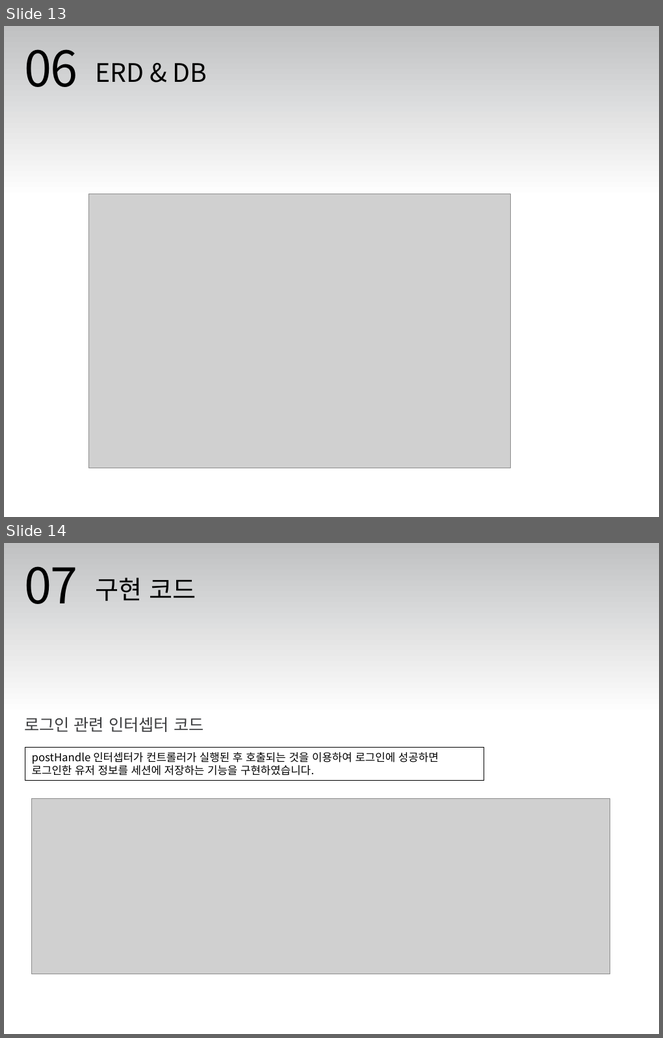
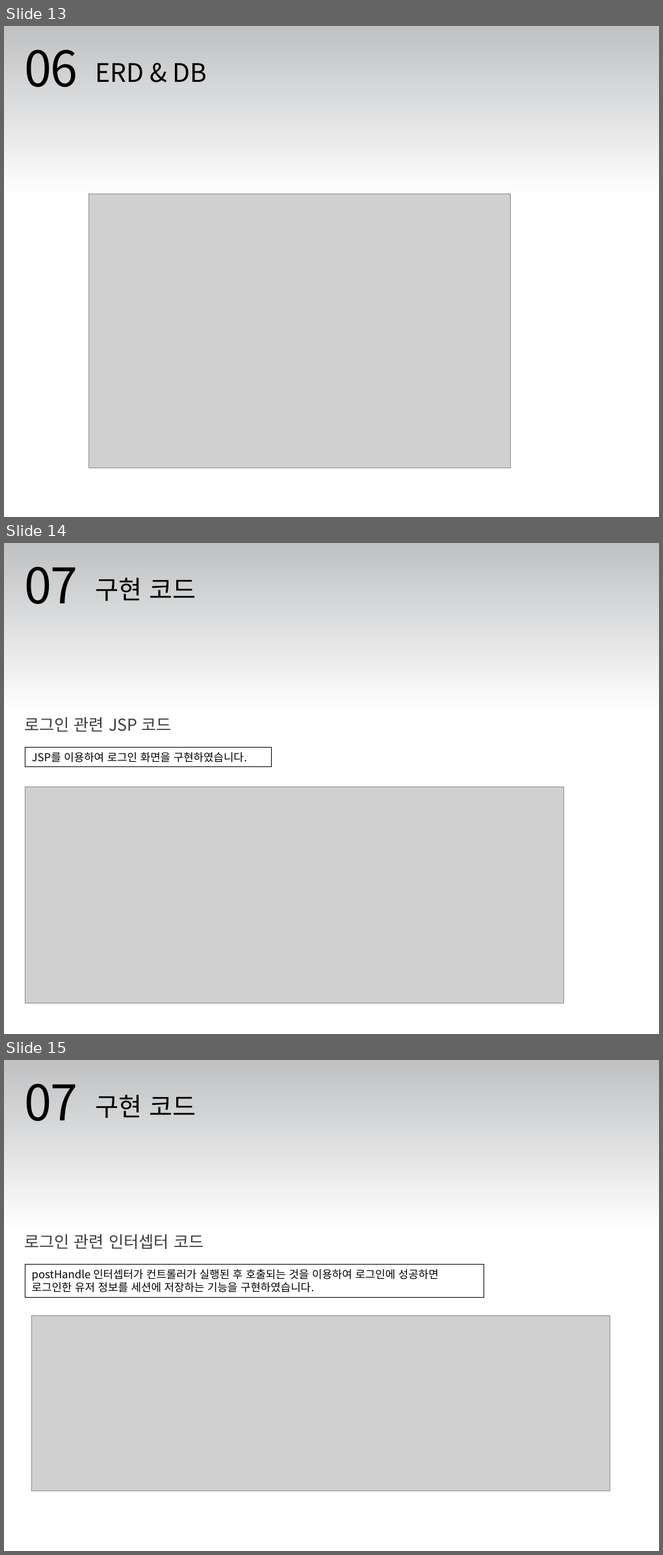
Before and after one commit to dksdlcks12/Portfolio, a slide deck: 새 폴더/제출용 폴더 - 복사본/포트폴리오_안준성.pptx. Shown one above the other, each under a label of ours: slides 13 and 14 before the commit, slides 13, 14 and 15 after it. The pictures are 663x1038 and 663x1555 pixels, drawn with LibreOffice and Linux fonts; fonts in the diff are those of the drawing; grey boxes stand for pictures. Boxes give left, top, right and bottom in pixels: in the first picture for what was removed or moved away, otherwise in the second. Text is boxed around its words. In the diff, an @@ line names an element or a change of style, - is before the commit and + after.

```diff
--- a/새 폴더/제출용 폴더 - 복사본/포트폴리오_안준성.pptx
+++ b/새 폴더/제출용 폴더 - 복사본/포트폴리오_안준성.pptx
@@ slide 14 added at (4,543,659,1034), background gradient #C0C1C2 to #FFFFFF @@
@@ text added at (24,566,77,604), 54 pt, text #000000 @@
+07
@@ text added at (96,577,196,601), 28 pt, text #000000 @@
+구현 코드
@@ text added at (24,717,171,732), 18 pt, text #3C3E3F @@
+로그인 관련 JSP 코드
@@ rectangle added at (25,747,271,767), outline #000000 0.75 pt, 12 pt, text #000000 @@
+JSP를 이용하여 로그인 화면을 구현하였습니다.
@@ picture added at (25,787,564,1004) @@
@@ what was slide 14 is now slide 15 @@
```
Also in this commit, not shown: 22 other files.
